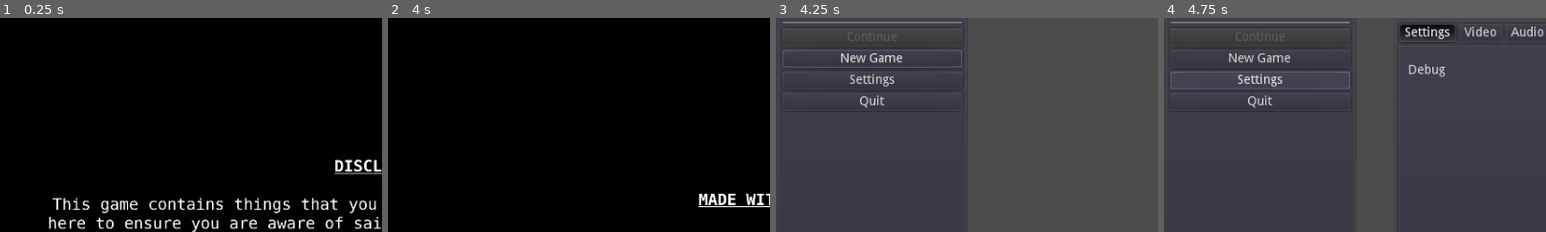
Above: before the commit, frames 1-4 (left to right).
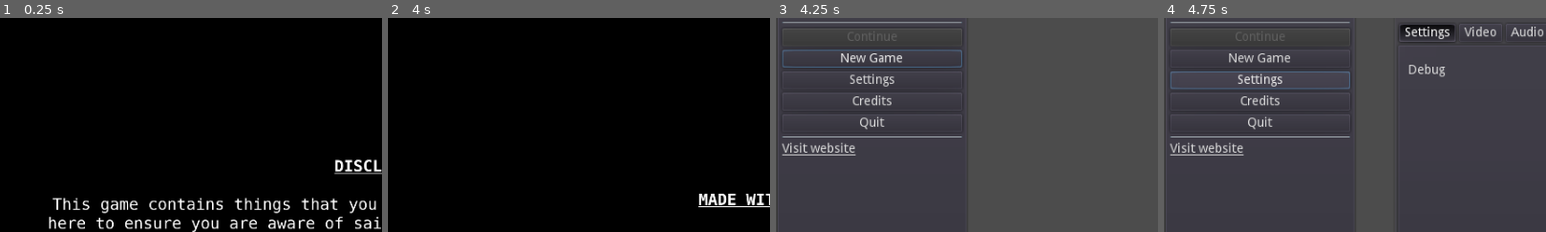
Above: after the commit, the same moments.

Repository: stalematestudio/ss-godot-game-boilerplate
Game: Godot game, scene res://scenes/main.tscn
Same seed, same stepped clock (60 frames per second), same inputs: the game is played once before the commit and once after it.
Inputs:
- Up to frame 1 (0.25 s): no input
- Up to frame 2 (4 s): tap Enter every 0.75 s from 0.5 to 3.5 s
- Up to frame 3 (4.25 s): no input
- Up to frame 4 (4.75 s): click "Settings" at 4.25 s
The pictures show only the part of the screen within x 0-50%, y 4-54%; the shares and areas given below are measured in that part.

Frames 1-2 are identical in both runs. In frame 3, 1.3% of the frame differs, in the area x 1-49%, y 36-65%; in frame 4, 1.3%.

Commit message:
Developer website link added to start menu

Diff:
--- /dev/null
+++ b/scenes/credits_scene/credits_scene.tscn
@@ -0,0 +1,8 @@
+[gd_scene format=2]
+
+[node name="Control" type="Control"]
+anchor_right = 1.0
+anchor_bottom = 1.0
+__meta__ = {
+"_edit_use_anchors_": false
+}
--- a/scenes/title_scene/title_scene.tscn
+++ b/scenes/title_scene/title_scene.tscn
@@ -15,6 +15,7 @@
 __meta__ = {
 "_edit_use_anchors_": false
 }
+web_link_url = "https://your_website.something"
 settings_menu = ExtResource( 3 )
 
 [node name="Start_Menu" type="PanelContainer" parent="."]
@@ -71,12 +72,36 @@
 "_edit_use_anchors_": false
 }
 
-[node name="Quit" type="Button" parent="Start_Menu/VBC"]
+[node name="Credits" type="Button" parent="Start_Menu/VBC"]
 margin_top = 98.0
 margin_right = 82.0
 margin_bottom = 118.0
+theme = ExtResource( 1 )
+text = "Credits"
+__meta__ = {
+"_edit_use_anchors_": false
+}
+
+[node name="Quit" type="Button" parent="Start_Menu/VBC"]
+margin_top = 122.0
+margin_right = 82.0
+margin_bottom = 142.0
 theme = ExtResource( 1 )
 text = "Quit"
 __meta__ = {
 "_edit_use_anchors_": false
 }
+
+[node name="HSeparator2" type="HSeparator" parent="Start_Menu/VBC"]
+margin_top = 146.0
+margin_right = 82.0
+margin_bottom = 150.0
+
+[node name="Developer_LinkButton" type="LinkButton" parent="Start_Menu/VBC"]
+margin_top = 154.0
+margin_right = 82.0
+margin_bottom = 168.0
+focus_mode = 2
+theme = ExtResource( 1 )
+enabled_focus_mode = 2
+text = "Visit website"
--- a/scripts/entity_scripts/Player.gd
+++ b/scripts/entity_scripts/Player.gd
@@ -1,9 +1,9 @@
 extends KinematicBody
 
 # Called when the node enters the scene tree for the first time.
-#func _ready():
-#	pass # Replace with function body.
+func _ready():
+	pass # Replace with function body.
 
 # Called every frame. 'delta' is the elapsed time since the previous frame.
-#func _process(delta):
-#	pass
+func _process(delta):
+	pass
--- a/scripts/global_scripts/AudioManager.gd
+++ b/scripts/global_scripts/AudioManager.gd
@@ -18,7 +18,6 @@
 	root.connect("gui_focus_changed", self, "ui_focus_entered_audio_effect")
 
 func ui_focus_entered_audio_effect(target=null):
-	print(target)
 	FX_Player.set_stream(navigate_audio)
 	FX_Player.play()
 
--- a/scripts/scene_scripts/title_scene.gd
+++ b/scripts/scene_scripts/title_scene.gd
@@ -10,9 +10,13 @@
 onready var continue_button = $Start_Menu/VBC/Continue
 onready var new_game_button = $Start_Menu/VBC/New_Game
 onready var settings_button = $Start_Menu/VBC/Settings
+onready var credits_button = $Start_Menu/VBC/Credits
 onready var quit_button = $Start_Menu/VBC/Quit
+onready var web_link = $Start_Menu/VBC/Developer_LinkButton
 
 var profiles_exist = false
+
+export (String) var web_link_url
 
 var settings_menu_instance
 export (PackedScene) var settings_menu
@@ -33,7 +37,9 @@
 
 	new_game_button.connect("pressed", self, "start_menu_button_pressed", ["new"])
 	settings_button.connect("pressed", self, "start_menu_button_pressed", ["settings"])
+	credits_button.connect("pressed", self, "start_menu_button_pressed", ["credits"])
 	quit_button.connect("pressed", self, "start_menu_button_pressed", ["quit"])
+	web_link.connect("pressed", self, "start_menu_button_pressed", ["website"])
 
 func _input(event):
 	if ( event is InputEventJoypadButton ) or ( event is InputEventJoypadMotion ):
@@ -55,5 +61,9 @@
 				settings_menu_instance = settings_menu.instance()
 				settings_menu_instance.return_focus_target = settings_button
 				add_child(settings_menu_instance)
+		"credits":
+			pass
 		"quit":
 			get_tree().quit()
+		"website":
+			OS.shell_open(web_link_url)
Not shown, changed: README.md
